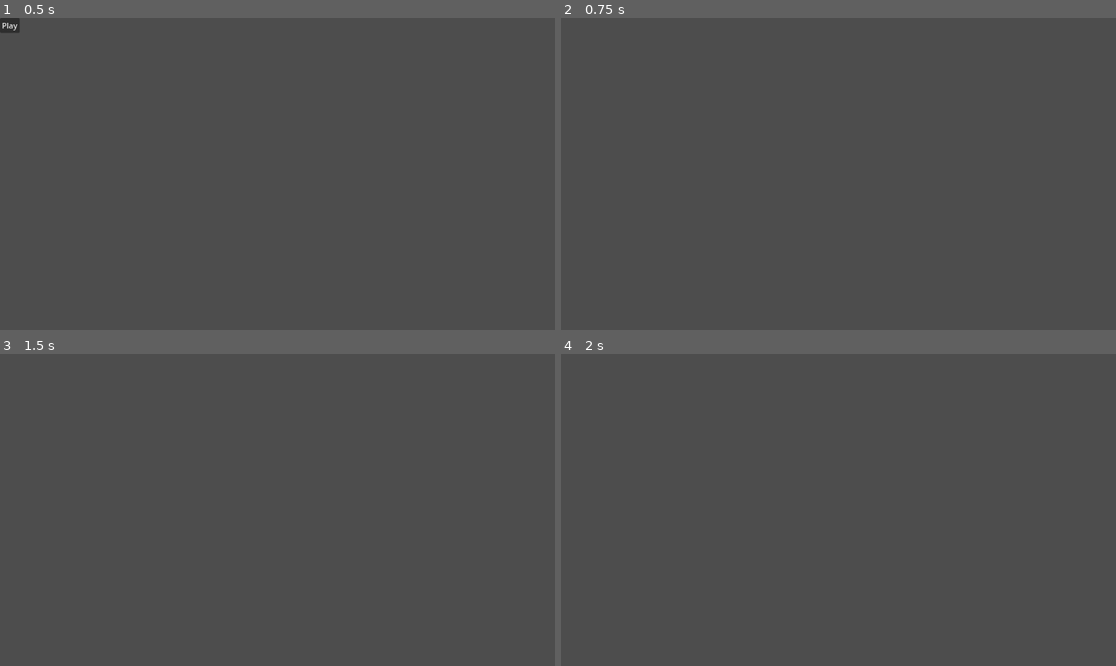
Above: before the commit, frames 1-4 (two rows, left to right).
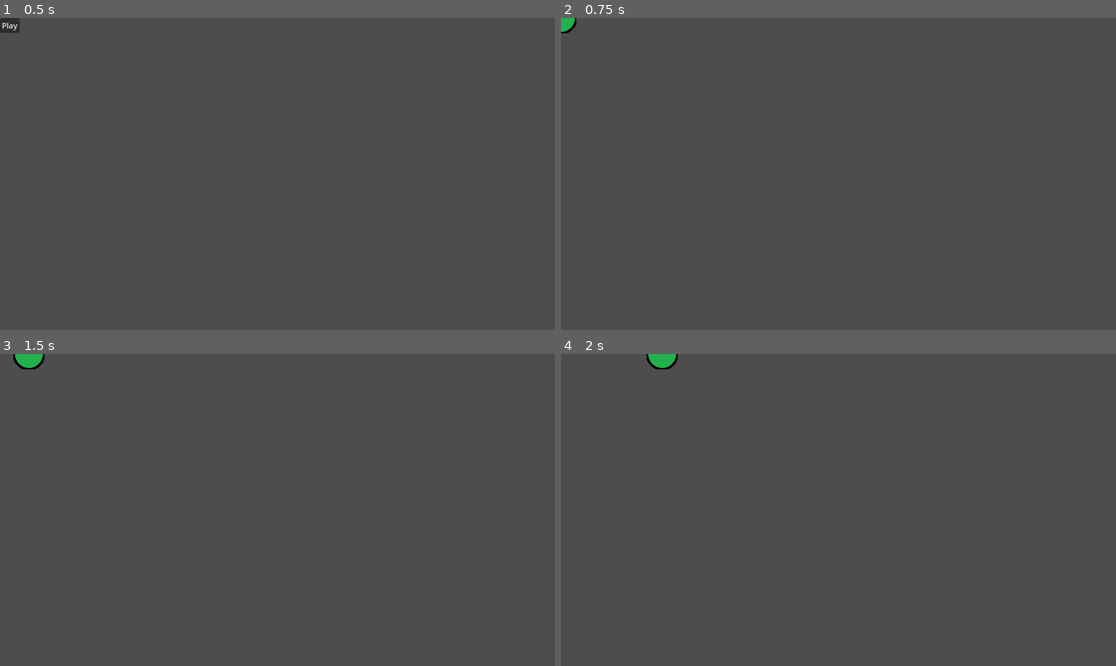
Above: after the commit, the same moments.

Repository: pt80/MobileGame
Game: Godot game, scene res://Scenes/MainMenu.tscn
Same seed, same stepped clock (60 frames per second), same inputs: the game is played once before the commit and once after it.
Inputs:
- Up to frame 1 (0.5 s): no input
- Up to frame 2 (0.75 s): click "Play" at 0.5 s
- Up to frame 3 (1.5 s): tap Enter (ui_accept) at 1.25, 1.35 s; hold D (right) from 1.28 s (still down)
- Up to frame 4 (2 s): keep holding D (right); tap Enter (ui_accept) at 1.52, 1.82 s

Frame 1 is identical in both runs. In frame 2, 0.1% of the frame differs, in the area x 0-3%, y 0-5%; in frame 3, 0.2%, in the area x 2-9%, y 0-5%; in frame 4, 0.2%.

Commit message:
top down movement added

Diff:
--- a/Scenes/DakotaLevel.tscn
+++ b/Scenes/DakotaLevel.tscn
@@ -1,3 +1,7 @@
-[gd_scene format=3 uid="uid://cpeicaufp18jp"]
+[gd_scene load_steps=2 format=3 uid="uid://cpeicaufp18jp"]
+
+[ext_resource type="PackedScene" uid="uid://dvxpgcsmxdimr" path="res://Scenes/MainCharacter.tscn" id="1_l68xi"]
 
 [node name="Node2D" type="Node2D"]
+
+[node name="MainCharacter" parent="." instance=ExtResource("1_l68xi")]
--- a/Scenes/MainCharacter.gd
+++ /dev/null
@@ -1,28 +0,0 @@
-extends CharacterBody2D
-
-
-const SPEED = 300.0
-const JUMP_VELOCITY = -400.0
-
-# Get the gravity from the project settings to be synced with RigidBody nodes.
-var gravity = ProjectSettings.get_setting("physics/2d/default_gravity")
-
-
-func _physics_process(delta):
-	# Add the gravity.
-	if not is_on_floor():
-		velocity.y += gravity * delta
-
-	# Handle jump.
-	if Input.is_action_just_pressed("ui_accept") and is_on_floor():
-		velocity.y = JUMP_VELOCITY
-
-	# Get the input direction and handle the movement/deceleration.
-	# As good practice, you should replace UI actions with custom gameplay actions.
-	var direction = Input.get_axis("left", "right")
-	if direction:
-		velocity.x = direction * SPEED
-	else:
-		velocity.x = move_toward(velocity.x, 0, SPEED)
-
-	move_and_slide()
--- a/Scenes/MainCharacter.tscn
+++ b/Scenes/MainCharacter.tscn
@@ -1,6 +1,6 @@
 [gd_scene load_steps=4 format=3 uid="uid://dvxpgcsmxdimr"]
 
-[ext_resource type="Script" path="res://Scenes/MainCharacter.gd" id="1_xva1m"]
+[ext_resource type="Script" path="res://Scripts/MainCharacter.gd" id="1_xva1m"]
 [ext_resource type="Texture2D" uid="uid://daw7wvkl5dano" path="res://Images/MainCharacter.png" id="1_yvrfg"]
 
 [sub_resource type="CircleShape2D" id="CircleShape2D_t74o6"]
--- /dev/null
+++ b/Scripts/MainCharacter.gd
@@ -0,0 +1,18 @@
+extends CharacterBody2D
+
+const SPEED = 300.0
+
+func _physics_process(_delta):
+	var VerticalDirection = Input.get_axis("up", "down")
+	if VerticalDirection:
+		velocity.y = VerticalDirection * SPEED
+	else:
+		velocity.y = move_toward(velocity.y, 0, SPEED)
+
+	var HorizontalDirection = Input.get_axis("left", "right")
+	if HorizontalDirection:
+		velocity.x = HorizontalDirection * SPEED
+	else:
+		velocity.x = move_toward(velocity.x, 0, SPEED)
+
+	move_and_slide()
